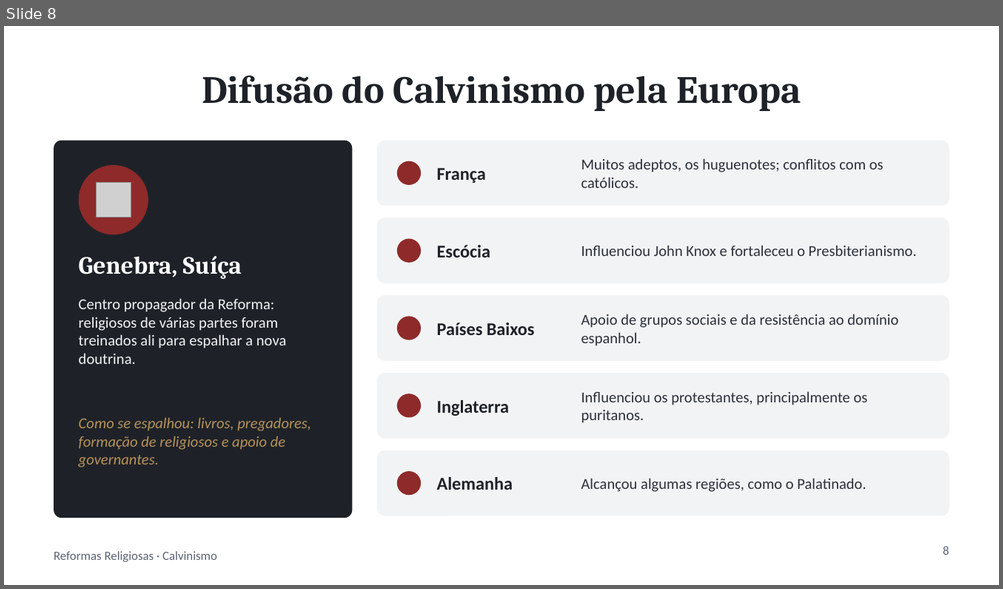
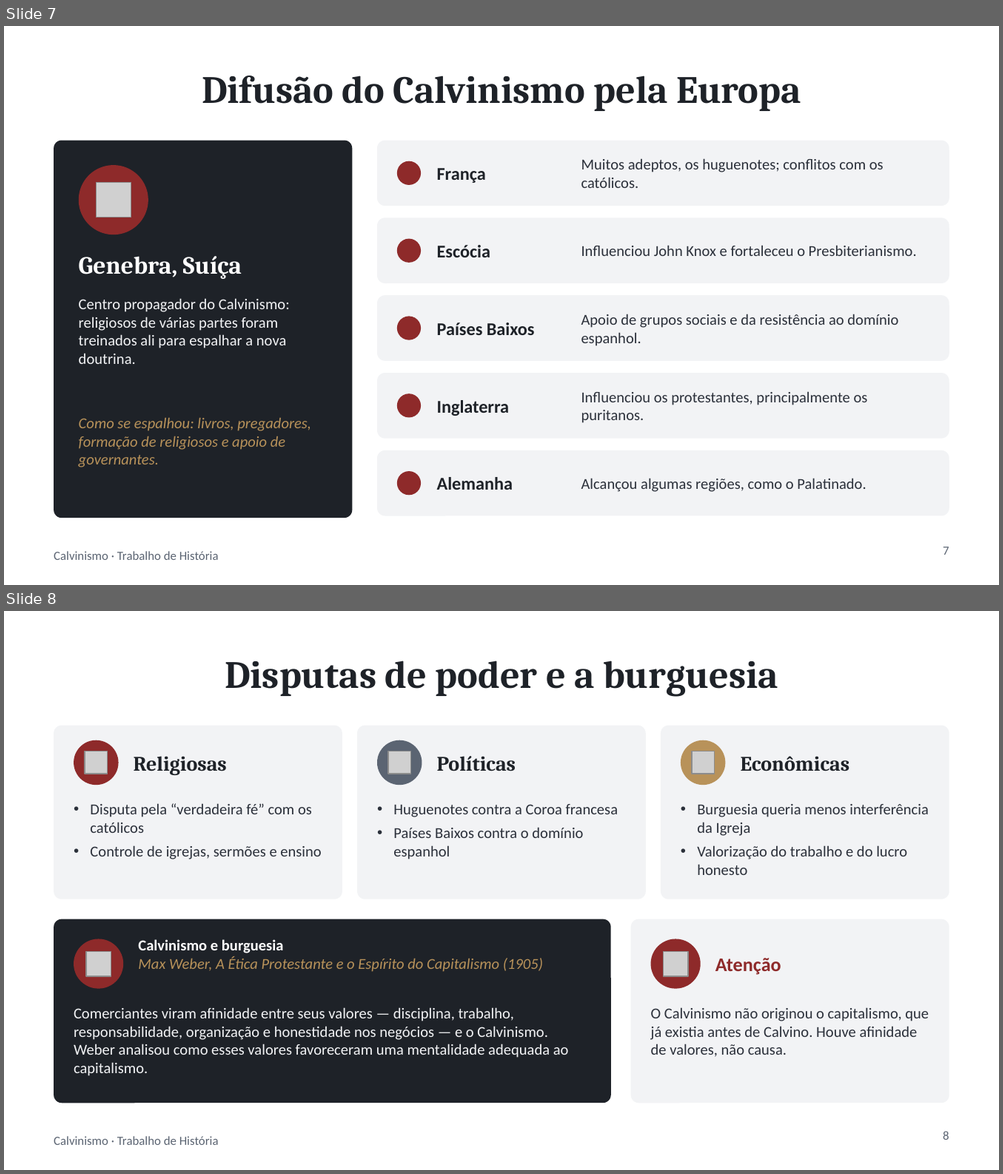
Before and after one commit to ArkhamKnight15/claude, a slide deck: trabalho-calvinismo/Calvinismo.pptx. Shown one above the other, each under a label of ours: slide 8 before the commit, slides 7 and 8 after it. The pictures are 1003x589 and 1003x1174 pixels, drawn with LibreOffice and Linux fonts; fonts in the diff are those of the drawing; grey boxes stand for pictures. Boxes give left, top, right and bottom in pixels: in the first picture for what was removed or moved away, otherwise in the second. Text is boxed around its words. In the diff, an @@ line names an element or a change of style, - is before the commit and + after.

```diff
--- a/trabalho-calvinismo/Calvinismo.pptx
+++ b/trabalho-calvinismo/Calvinismo.pptx
@@ slide 8 added at bbox=[4, 611, 999, 1170], background #FFFFFF; not listed: 1 template element that a slide beside it also shows @@
@@ title added at bbox=[225, 661, 777, 697], 28 pt, text #1E2228, bold @@
+Disputas de poder e a burguesia
@@ rounded rectangle added at bbox=[54, 726, 342, 900], fill #F2F3F5 @@
@@ ellipse added at bbox=[74, 741, 119, 785], fill #8E2A2A @@
@@ rounded rectangle added at bbox=[357, 726, 646, 900], fill #F2F3F5 @@
@@ ellipse added at bbox=[377, 741, 421, 785], fill #5B6472 @@
@@ rounded rectangle added at bbox=[660, 726, 949, 900], fill #F2F3F5 @@
@@ ellipse added at bbox=[680, 741, 725, 785], fill #B8925A @@
@@ picture added at bbox=[85, 752, 108, 774] @@
@@ text added at bbox=[134, 756, 227, 775], 15 pt, text #1E2228, bold @@
+Religiosas
@@ picture added at bbox=[388, 752, 411, 774] @@
@@ text added at bbox=[437, 756, 516, 772], 15 pt, text #1E2228, bold @@
+Políticas
@@ picture added at bbox=[691, 752, 714, 774] @@
@@ text added at bbox=[740, 756, 850, 772], 15 pt, text #1E2228, bold @@
+Econômicas
@@ text added at bbox=[90, 803, 321, 860], 11 pt, text #2B303A @@
+• Disputa pela “verdadeira fé” com os católicos
+• Controle de igrejas, sermões e ensino
@@ text added at bbox=[393, 804, 617, 860], 11 pt, text #2B303A @@
+• Huguenotes contra a Coroa francesa
+• Países Baixos contra o domínio espanhol
@@ text added at bbox=[697, 804, 928, 875], 11 pt, text #2B303A @@
+• Burguesia queria menos interferência da Igreja
+• Valorização do trabalho e do lucro honesto
@@ rounded rectangle added at bbox=[54, 920, 611, 1103], fill #1E2228 @@
@@ rounded rectangle added at bbox=[631, 920, 949, 1103], fill #F2F3F5 @@
@@ ellipse added at bbox=[74, 940, 123, 989], fill #8E2A2A @@
@@ text added at bbox=[138, 940, 543, 972], 11 pt, text #B8925A, italic @@
+Calvinismo e burguesia
+Max Weber, A Ética Protestante e o Espírito do Capitalismo (1905)
@@ ellipse added at bbox=[651, 940, 700, 989], fill #8E2A2A @@
@@ picture added at bbox=[85, 951, 111, 976] @@
@@ picture added at bbox=[663, 951, 687, 976] @@
@@ text added at bbox=[715, 958, 781, 975], 14 pt, text #8E2A2A, bold @@
+Atenção
@@ text added at bbox=[74, 1008, 569, 1076], 11 pt, text #F2F3F5 @@
+Comerciantes viram afinidade entre seus valores — disciplina, trabalho, responsabilidade, organização e honestidade nos negócios — e o Calvinismo. Weber analisou como esses valores favoreceram uma mentalidade adequada ao capitalismo.
@@ text added at bbox=[651, 1008, 928, 1057], 11 pt, text #2B303A @@
+O Calvinismo não originou o capitalismo, que já existia antes de Calvino. Houve afinidade de valores, não causa.
@@ page number added at bbox=[942, 1131, 949, 1140], 9 pt, text #5B6472 @@
+8
@@ what was slide 8 is now slide 7 @@
@@ slide 7 changed as well @@
@@ text at bbox=[79, 298, 290, 364]: text changed @@
-Centro propagador da Reforma: religiosos de várias partes foram treinados ali para espalhar a nova doutrina.
+Centro propagador do Calvinismo: religiosos de várias partes foram treinados ali para espalhar a nova doutrina.
@@ text at bbox=[54, 551, 219, 560]: text changed @@
-Reformas Religiosas · Calvinismo
+Calvinismo · Trabalho de História
@@ page number at bbox=[942, 547, 949, 555]: text changed @@
-8
+7
```
Also in this commit, not shown: 8 other slides changed, 4 slides removed, 1 other file.
